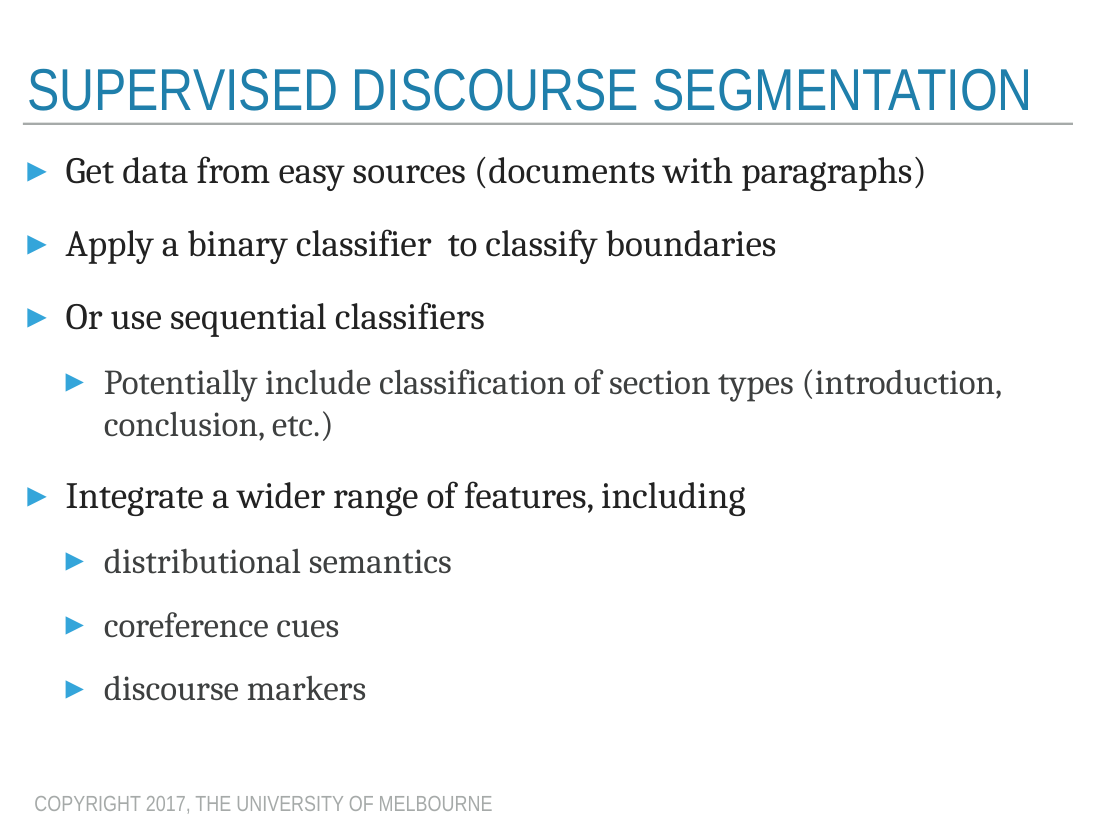
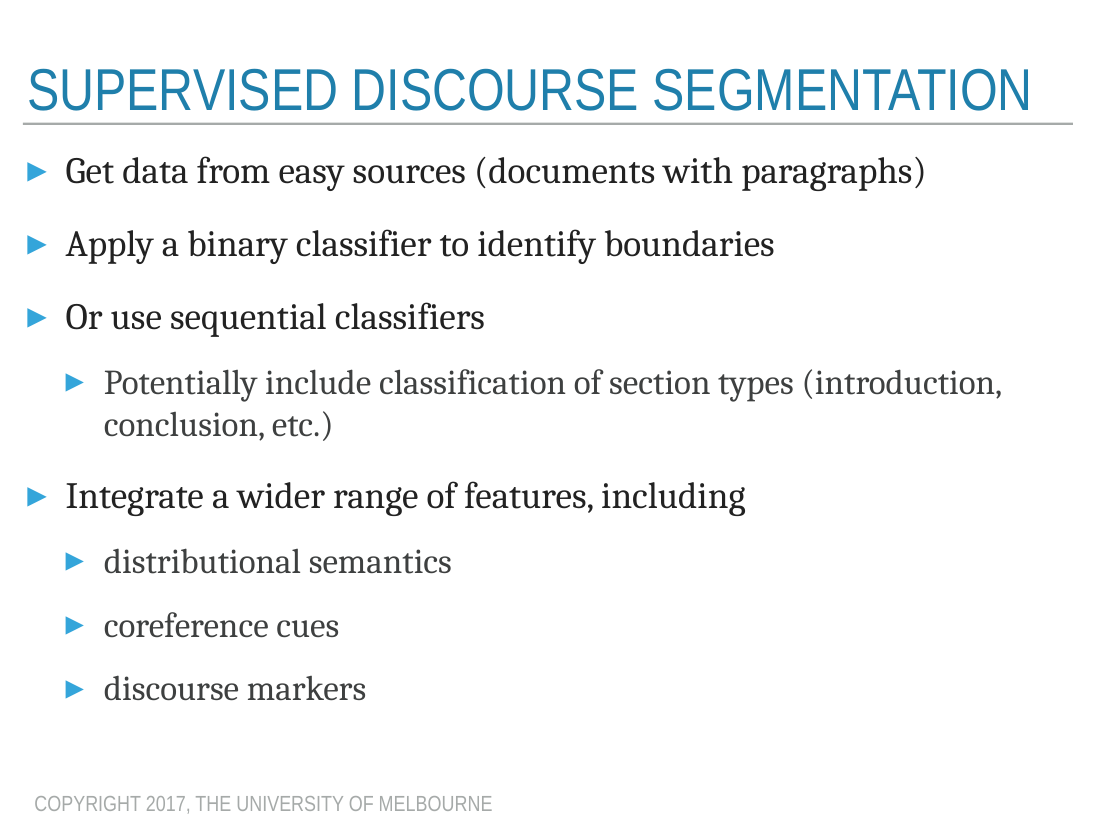
Before and after one commit to trevorcohn/comp90042, a slide deck: slide 7 of slides/WSTA_L13_discourse.pptx. Drawn at 1120x840 pixels with LibreOffice and Linux fonts; fonts in the diff are those of the drawing. Boxes give left, top, right and bottom in pixels: in the first picture for what was removed or moved away, otherwise in the second. Text is boxed around its words. In the diff, an @@ line names an element or a change of style, - is before the commit and + after.

Commit message:
Added discourse

```diff
--- a/slides/WSTA_L13_discourse.pptx
+++ b/slides/WSTA_L13_discourse.pptx
@@ text at box(66, 229, 775, 264): text changed @@
-▸ Apply a binary classifier to classify boundaries
+▸ Apply a binary classifier to identify boundaries
```
Also in this commit, not shown: 11 other slides changed, 8 slides added, 2 other files.
